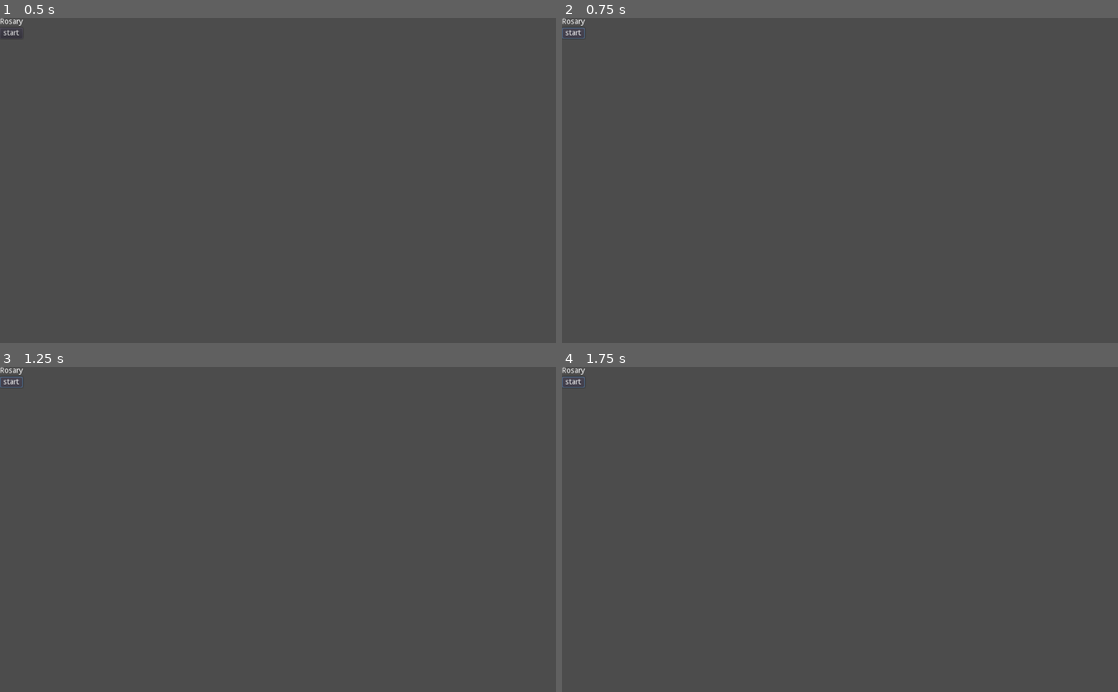
Above: before the commit, frames 1-4 (two rows, left to right).
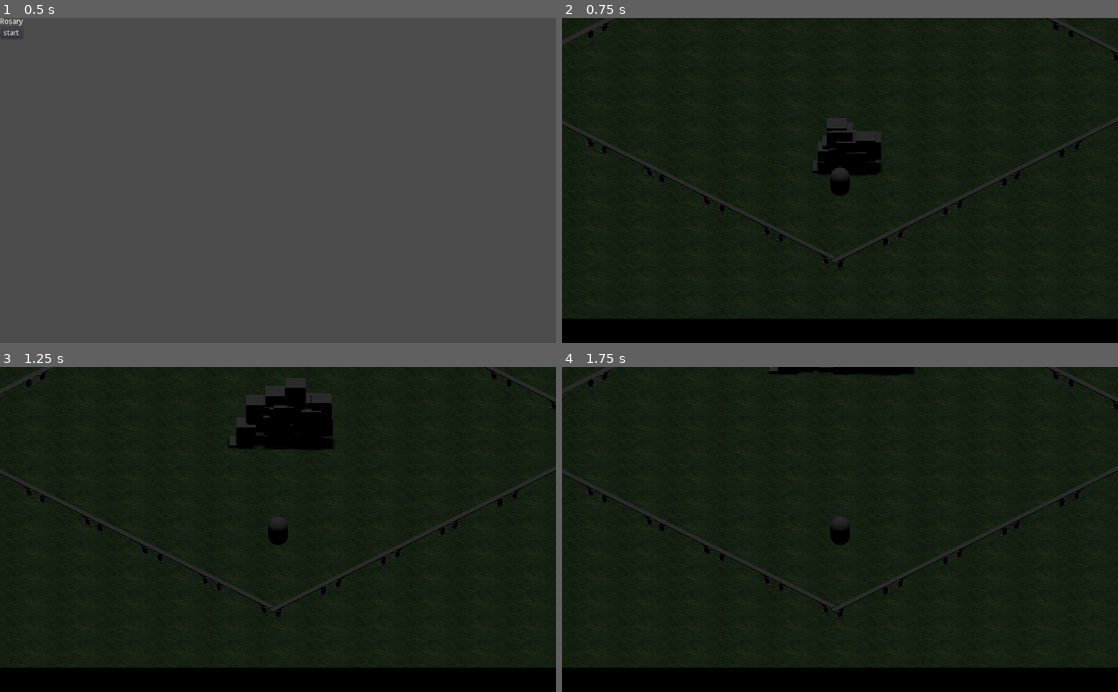
Above: after the commit, the same moments.

Repository: Actual-Heathen/Rosary
Game: Godot game, scene res://scenes/title.tscn
The game is run twice, just before and just after one commit, with the same random seed, the same clock (stepped at 60 frames per second) and the same inputs.
Inputs (mouse positions are in pixels of both pictures, inside the frame that each line leads up to):
- Up to frame 1 (0.5 s): no input
- Up to frame 2 (0.75 s): click "start" at 0.5 s
- Up to frame 3 (1.25 s): no input
- Up to frame 4 (1.75 s): click (573, 383) at 1.25 s, where only the run before the commit has a clickable "start"

Frame 1 is identical in both runs. In frame 2, 100% of the frame differs, in the area x 0-100%, y 0-100%; in frame 3, 100%; in frame 4, 100%.

Commit message:
fixed scene loader timer

Diff:
--- a/prefabs/scene_loader.tscn
+++ b/prefabs/scene_loader.tscn
@@ -70,15 +70,14 @@
 transform = Transform( 3.72005, 0, 0, 0, 4.22026, 0, 0, 0, 2.94657, 0, 0.909432, 0 )
 
 [node name="CollisionShape" type="CollisionShape" parent="body"]
-transform = Transform( 1, 0, 0, 0, 1, 0, 0, 0, 1, 0, 0, 0 )
 shape = SubResource( 3 )
 
 [node name="Particles" type="Particles" parent="."]
 transform = Transform( 1, 0, 0, 0, 1, 0, 0, 0, 1, 0, 0.746522, 0 )
 randomness = 1.0
 visibility_aabb = AABB( -0.839808, -1.15504, -0.64484, 1.67962, 2.31008, 1.28968 )
-process_material = SubResource( 8 )
-draw_pass_1 = SubResource( 5 )
+process_material = SubResource( 5 )
+draw_pass_1 = SubResource( 7 )
 
 [node name="SpotLight" type="SpotLight" parent="."]
 transform = Transform( 0.5, 0, 0, 0, -0.0037524, 0.499986, 0, -0.499986, -0.0037524, 0, 7.745, 0 )
@@ -91,3 +90,4 @@
 [node name="AudioStreamPlayer" type="AudioStreamPlayer" parent="."]
 
 [connection signal="body_entered" from="body" to="." method="_on_body_body_entered"]
+[connection signal="timeout" from="Timer" to="." method="_on_Timer_timeout"]
--- a/scenes/garden.tscn
+++ b/scenes/garden.tscn
@@ -1,29 +1,31 @@
 [gd_scene load_steps=9 format=2]
 
-[ext_resource path="res://player.tscn" type="PackedScene" id=1]
+[ext_resource path="res://prefabs/player2.tscn" type="PackedScene" id=1]
 [ext_resource path="res://prefabs/scene_loader.tscn" type="PackedScene" id=2]
 [ext_resource path="res://materials/T_Grass.jpg" type="Texture" id=3]
 [ext_resource path="res://prefabs/Arch.tscn" type="PackedScene" id=4]
 
-[sub_resource type="Environment" id=9]
+[sub_resource type="Environment" id=1]
 background_mode = 2
 
-[sub_resource type="PlaneMesh" id=1]
+[sub_resource type="PlaneMesh" id=2]
 
-[sub_resource type="SpatialMaterial" id=4]
+[sub_resource type="SpatialMaterial" id=3]
 params_diffuse_mode = 4
 params_specular_mode = 3
 albedo_texture = ExtResource( 3 )
 uv1_scale = Vector3( 20, 20, 20 )
 
-[sub_resource type="BoxShape" id=11]
+[sub_resource type="BoxShape" id=4]
 extents = Vector3( 60.4581, 1, 42.0321 )
 
 [node name="Spatial" type="Spatial"]
 
+[node name="player2" parent="." instance=ExtResource( 1 )]
+
 [node name="scene_loader" parent="." instance=ExtResource( 2 )]
 transform = Transform( 2, 0, 0, 0, 2, 0, 0, 0, 2, 0.721096, 0, 49.2512 )
-path_to_scene = "res://scenes/garden.tscn"
+path_to_scene = "res://scenes/title.tscn"
 
 [node name="DirectionalLight" type="DirectionalLight" parent="."]
 transform = Transform( 1, 0, 0, 0, -4.37114e-08, 1, 0, -1, -4.37114e-08, 2.11911, 10.2264, 14.8627 )
@@ -33,10 +35,7 @@
 shadow_enabled = true
 
 [node name="WorldEnvironment" type="WorldEnvironment" parent="."]
-environment = SubResource( 9 )
-
-[node name="Player" parent="." instance=ExtResource( 1 )]
-transform = Transform( 1, 0, 0, 0, 1, 0, 0, 0, 1, 0.903694, 0.413935, -11.7341 )
+environment = SubResource( 1 )
 
 [node name="fench" type="Spatial" parent="."]
 transform = Transform( 0.707107, 0, 0.707107, 0, 1, 0, -0.707107, 0, 0.707107, -15.8483, 0, 18.235 )
--- a/scripts/scene_loader.gd
+++ b/scripts/scene_loader.gd
@@ -13,8 +13,8 @@
 
 
 func _on_body_body_entered(body):
-	print(body)
-	if body.name == "Player":
+	print(body.name)
+	if body.name == "player":
 		timer.start(3)
 		audio.playing = true
 
Not shown: 2 places in prefabs/scene_loader.tscn that only renumber resources
Not shown: 1 places in scenes/garden.tscn that only renumber resources
